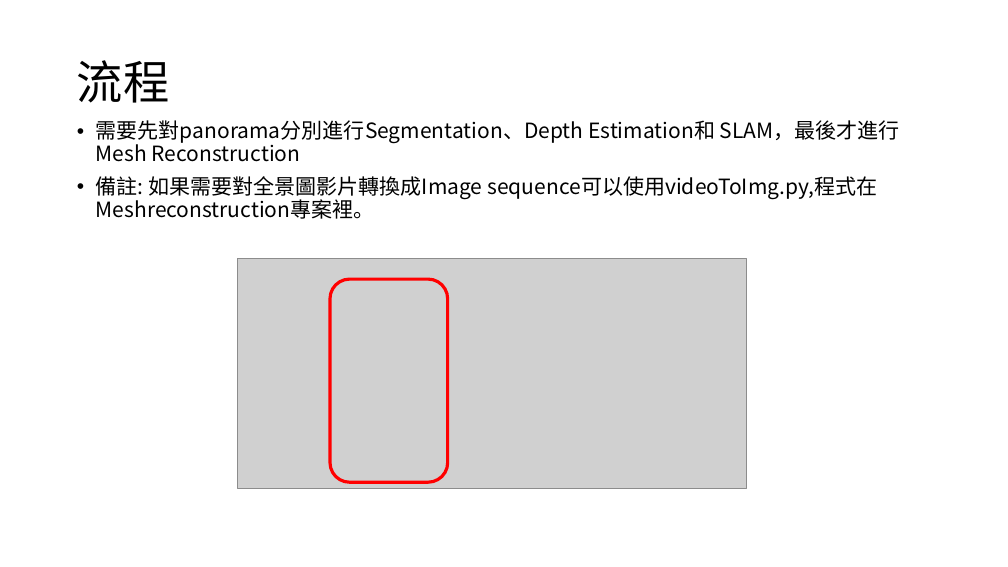
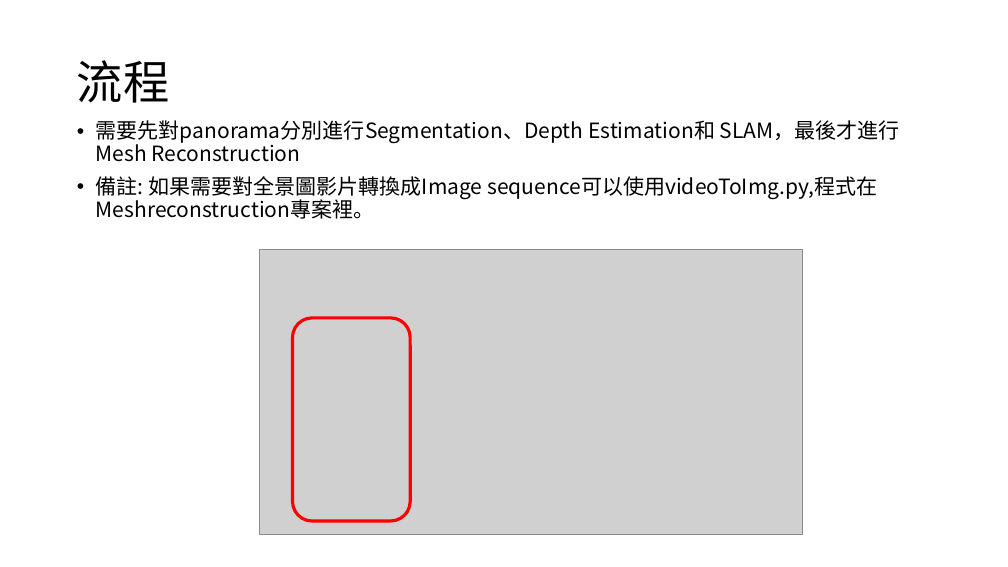
Before and after one commit to dada97/MeshReconstruction_SLAM, a slide deck: slide 17 of 說明文件.pptx. Drawn at 1008x567 pixels with LibreOffice and Linux fonts; fonts in the diff are those of the drawing; grey boxes stand for pictures; background and template pictures are left out. Boxes give left, top, right and bottom in pixels: in the first picture for what was removed or moved away, otherwise in the second. Text is boxed around its words. In the diff, an @@ line names an element or a change of style, - is before the commit and + after.

```diff
--- a/說明文件.pptx
+++ b/說明文件.pptx
@@ picture: place and size @@
-picture at bbox=[237, 259, 747, 488]
+picture at bbox=[259, 250, 802, 534]
@@ rounded rectangle: place and size @@
-rounded rectangle at bbox=[330, 279, 448, 482]
+rounded rectangle at bbox=[293, 318, 411, 521]
```
Also in this commit, not shown: 3 other slides changed, 2 other files.
